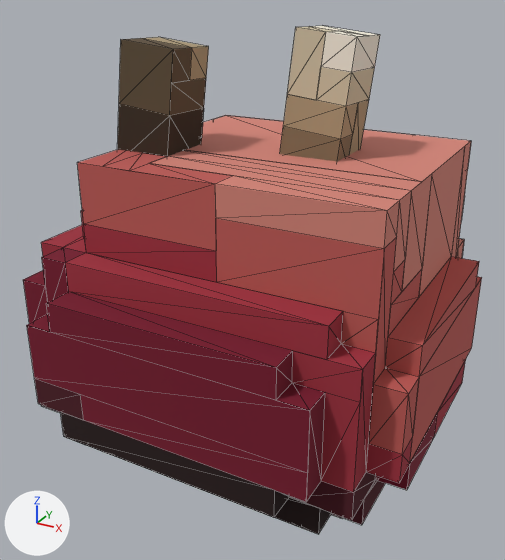
A saved change to the glTF model fabrica-voxel/saida/coagulo/modelo.glb.
One viewpoint serves both versions: a camera (50 mm lens) standing at (1.38, -2.64, 2.05) and looking at (0.0, -0.12, 0.79). The axes (+X, +Y, +Z) are drawn at lower left. The lights are the same throughout. The picture after the commit comes second. Mesh edges are drawn as thin lines. Where no turn or scale is listed for an object, it has been applied to the vertices.

The first picture shows 'Adorno', 'Corpo'.
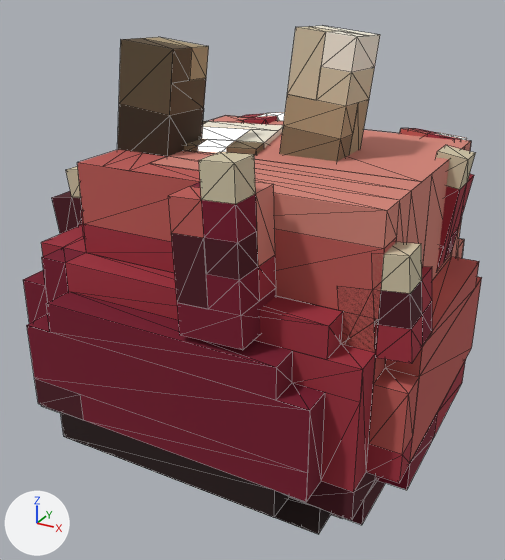
The change, as a diff of the scene's bpy script:
```diff
--- a/fabrica-voxel/saida/coagulo/modelo.glb.py
+++ b/fabrica-voxel/saida/coagulo/modelo.glb.py
@@ ob_olho_e_brilho @@
+ob_olho_e_brilho = bpy.data.objects.new('Olho_E_Brilho', me_olho_e_brilho)  # 7 vertices, 6 faces; spans x -0.023..0.1179, y -0.0514..0.0762, z 0.5024..0.6458
+ob_olho_e_brilho.location = (-0.313, 0.563, 0.75)
@@ ob_olho_e @@
+ob_olho_e = bpy.data.objects.new('Olho_E', me_olho_e)  # 31 vertices, 50 faces; spans x -0.147..0.135, y -0.18..0.076, z -0.01..0.648
+ob_olho_e.location = (-0.313, 0.563, 0.75)
@@ ob_olho_d_brilho @@
+ob_olho_d_brilho = bpy.data.objects.new('Olho_D_Brilho', me_olho_d_brilho)  # 7 vertices, 6 faces; spans x 0.108..0.244, y 0.021..0.168, z 0.463..0.618
+ob_olho_d_brilho.location = (0.438, 0.563, 0.75)
@@ ob_olho_d @@
+ob_olho_d = bpy.data.objects.new('Olho_D', me_olho_d)  # 31 vertices, 50 faces; spans x -0.062..0.244, y -0.123..0.17, z -0.016..0.651
+ob_olho_d.location = (0.438, 0.563, 0.75)
@@ ob_gota_5 @@
+ob_gota_5 = bpy.data.objects.new('Gota_5', me_gota_5)  # 29 vertices, 50 faces; spans x -0.151..0.124, y -0.125..0.125, z -0.013..0.386
+ob_gota_5.location = (0.75, -0.5, 0.854)
@@ ob_gota_4 @@
+ob_gota_4 = bpy.data.objects.new('Gota_4', me_gota_4)  # 29 vertices, 50 faces; spans x -0.161..0.124, y -0.125..0.125, z -0.019..0.39
+ob_gota_4.location = (-0.75, -0.25, 0.878)
@@ ob_gota_3 @@
+ob_gota_3 = bpy.data.objects.new('Gota_3', me_gota_3)  # 40 vertices, 66 faces; spans x -0.145..0.125, y -0.125..0.125, z -0.005..0.629
+ob_gota_3.location = (0.25, -0.75, 0.901)
@@ ob_gota_1 @@
+ob_gota_1 = bpy.data.objects.new('Gota_1', me_gota_1)  # 29 vertices, 46 faces; spans x -0.124..0.198, y -0.125..0.125, z -0.019..0.494
+ob_gota_1.location = (0.625, 0.25, 0.906)
@@ ob_nucleo_brilho @@
+ob_nucleo_brilho = bpy.data.objects.new('Nucleo_Brilho', me_nucleo_brilho)  # 9 vertices, 6 faces; spans x -0.15..0.179, y -0.243..0.15, z 0.125..0.25
+ob_nucleo_brilho.location = (-0.25, 0.0, 1.149)
@@ ob_nucleo @@
+ob_nucleo = bpy.data.objects.new('Nucleo', me_nucleo)  # 58 vertices, 74 faces; spans x -0.301..0.301, y -0.301..0.301, z -0.25..0.25
+ob_nucleo.location = (-0.25, 0.0, 1.149)
```

What differs and where, as boxes (x1, y1, x2, y2) in the pictures (505 x 560 px):
'Gota_3', added (red): after (168, 152, 276, 350)
'Gota_5', added (red): after (337, 242, 432, 364)
'Gota_1', added: after (436, 145, 476, 270)
'Nucleo', added: after (184, 121, 283, 155)
'Gota_4', added: after (52, 166, 82, 234)
'Nucleo_Brilho', added: after (197, 127, 251, 153)
'Olho_D', added: after (400, 128, 461, 140)
'Olho_E', added: after (237, 114, 278, 124)
'Olho_E_Brilho', added: after (257, 112, 285, 121)
'Olho_D_Brilho', added: after (434, 133, 467, 140)
